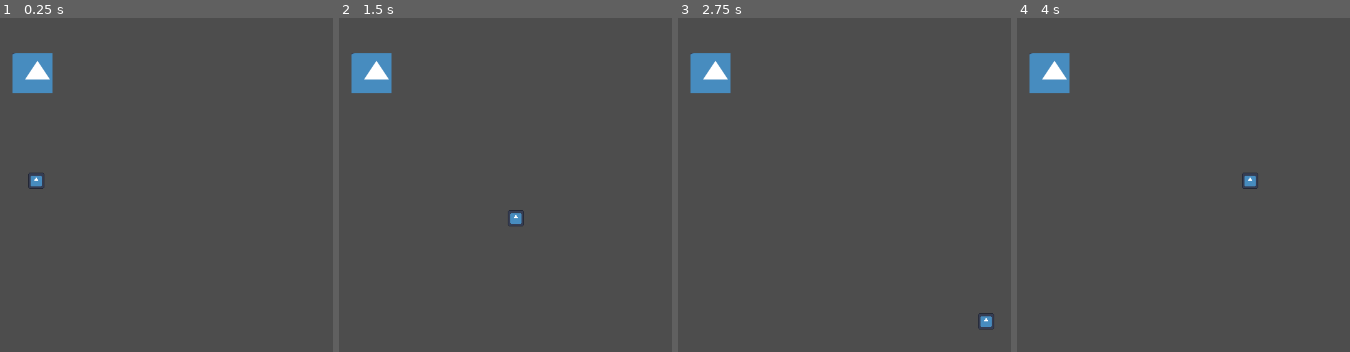
Above: before the commit, frames 1-4 (left to right).
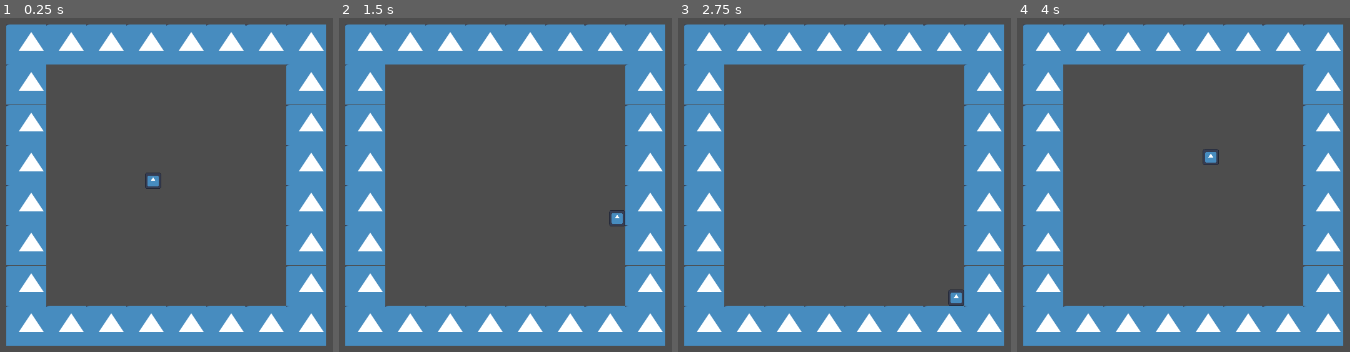
Above: after the commit, the same moments.

Repository: Indivicivet/ludumdare54
Game: Godot game, scene res://ludumdare54.tscn
Same seed, same stepped clock (60 frames per second), same inputs: the game is played once before the commit and once after it. The engine's default icon, where the game draws it, is replaced by a stand-in: a white triangle on a blue panel in a dark square.
Inputs:
- Up to frame 1 (0.25 s): no input
- Up to frame 2 (1.5 s): tap Enter at 0.5 s; hold Right (right) 0.53-1.28 s; hold Down (down) from 1.28 s (still down)
- Up to frame 3 (2.75 s): release Down (down) at 2.03 s; hold Right (right) from 2.03 s (still down)
- Up to frame 4 (4 s): release Right (right) at 2.78 s; hold Up (up) 2.78-3.53 s; hold Left (left) from 3.53 s (still down)

The runs differ from the first frame. In frame 1, 40% of the frame differs, in the area x 1-98%, y 1-99%; in frame 2, 40%; in frame 3, 40%; in frame 4, 40%.

Commit message:
add hacky load of solid blocks

Diff:
--- /dev/null
+++ b/block_solid.tscn
@@ -0,0 +1,17 @@
+[gd_scene load_steps=3 format=3 uid="uid://dmbopa58apven"]
+
+[ext_resource type="Texture2D" uid="uid://dql0beg06i55b" path="res://icon.svg" id="1_xqww1"]
+
+[sub_resource type="RectangleShape2D" id="RectangleShape2D_0201y"]
+size = Vector2(64, 64)
+
+[node name="block_solid" type="StaticBody2D"]
+position = Vector2(0, -1)
+
+[node name="Sprite2D" type="Sprite2D" parent="."]
+texture = ExtResource("1_xqww1")
+region_enabled = true
+region_rect = Rect2(24, 24, 64, 64)
+
+[node name="CollisionShape2D" type="CollisionShape2D" parent="."]
+shape = SubResource("RectangleShape2D_0201y")
--- a/ludumdare54.tscn
+++ b/ludumdare54.tscn
@@ -2,14 +2,105 @@
 
 [ext_resource type="Texture2D" uid="uid://dql0beg06i55b" path="res://icon.svg" id="1_7c11r"]
 [ext_resource type="Script" path="res://player.gd" id="1_40gfe"]
-
-[sub_resource type="RectangleShape2D" id="RectangleShape2D_0201y"]
-size = Vector2(64, 64)
+[ext_resource type="PackedScene" uid="uid://dmbopa58apven" path="res://block_solid.tscn" id="3_d706m"]
 
 [node name="Node2D" type="Node2D"]
 
+[node name="many_blocks" type="Node2D" parent="."]
+position = Vector2(610, 373)
+
+[node name="block_solid" parent="many_blocks" instance=ExtResource("3_d706m")]
+position = Vector2(-224, -225)
+
+[node name="block_solid2" parent="many_blocks" instance=ExtResource("3_d706m")]
+position = Vector2(-160, -225)
+
+[node name="block_solid3" parent="many_blocks" instance=ExtResource("3_d706m")]
+position = Vector2(-96, -225)
+
+[node name="block_solid4" parent="many_blocks" instance=ExtResource("3_d706m")]
+position = Vector2(-32, -225)
+
+[node name="block_solid5" parent="many_blocks" instance=ExtResource("3_d706m")]
+position = Vector2(32, -225)
+
+[node name="block_solid6" parent="many_blocks" instance=ExtResource("3_d706m")]
+position = Vector2(96, -225)
+
+[node name="block_solid7" parent="many_blocks" instance=ExtResource("3_d706m")]
+position = Vector2(158, -225)
+
+[node name="block_solid8" parent="many_blocks" instance=ExtResource("3_d706m")]
+position = Vector2(160, -225)
+
+[node name="block_solid9" parent="many_blocks" instance=ExtResource("3_d706m")]
+position = Vector2(224, -225)
+
+[node name="block_solid10" parent="many_blocks" instance=ExtResource("3_d706m")]
+position = Vector2(-224, -161)
+
+[node name="block_solid18" parent="many_blocks" instance=ExtResource("3_d706m")]
+position = Vector2(224, -161)
+
+[node name="block_solid19" parent="many_blocks" instance=ExtResource("3_d706m")]
+position = Vector2(-224, -96)
+
+[node name="block_solid27" parent="many_blocks" instance=ExtResource("3_d706m")]
+position = Vector2(224, -96)
+
+[node name="block_solid28" parent="many_blocks" instance=ExtResource("3_d706m")]
+position = Vector2(-224, -32)
+
+[node name="block_solid36" parent="many_blocks" instance=ExtResource("3_d706m")]
+position = Vector2(224, -32)
+
+[node name="block_solid37" parent="many_blocks" instance=ExtResource("3_d706m")]
+position = Vector2(-224, 32)
+
+[node name="block_solid45" parent="many_blocks" instance=ExtResource("3_d706m")]
+position = Vector2(224, 32)
+
+[node name="block_solid46" parent="many_blocks" instance=ExtResource("3_d706m")]
+position = Vector2(-224, 96)
+
+[node name="block_solid54" parent="many_blocks" instance=ExtResource("3_d706m")]
+position = Vector2(224, 96)
+
+[node name="block_solid55" parent="many_blocks" instance=ExtResource("3_d706m")]
+position = Vector2(-224, 161)
+
+[node name="block_solid63" parent="many_blocks" instance=ExtResource("3_d706m")]
+position = Vector2(224, 161)
+
+[node name="block_solid64" parent="many_blocks" instance=ExtResource("3_d706m")]
+position = Vector2(-224, 225)
+
+[node name="block_solid65" parent="many_blocks" instance=ExtResource("3_d706m")]
+position = Vector2(-160, 225)
+
+[node name="block_solid66" parent="many_blocks" instance=ExtResource("3_d706m")]
+position = Vector2(-96, 225)
+
+[node name="block_solid67" parent="many_blocks" instance=ExtResource("3_d706m")]
+position = Vector2(-32, 225)
+
+[node name="block_solid68" parent="many_blocks" instance=ExtResource("3_d706m")]
+position = Vector2(32, 225)
+
+[node name="block_solid69" parent="many_blocks" instance=ExtResource("3_d706m")]
+position = Vector2(96, 225)
+
+[node name="block_solid70" parent="many_blocks" instance=ExtResource("3_d706m")]
+position = Vector2(158, 225)
+
+[node name="block_solid71" parent="many_blocks" instance=ExtResource("3_d706m")]
+position = Vector2(160, 225)
+
+[node name="block_solid72" parent="many_blocks" instance=ExtResource("3_d706m")]
+position = Vector2(224, 225)
+
 [node name="CharacterBody2D" type="CharacterBody2D" parent="."]
-position = Vector2(402, 366)
+position = Vector2(589, 366)
 script = ExtResource("1_40gfe")
 
 [node name="Sprite2D" type="Sprite2D" parent="CharacterBody2D"]
@@ -19,14 +110,3 @@
 [node name="CollisionPolygon2D" type="CollisionPolygon2D" parent="CharacterBody2D"]
 scale = Vector2(0.2, 0.2)
 polygon = PackedVector2Array(64, -59.6, 64, 59, 59.6, 64, -59, 64, -64, 59.6, -64, -59.6, -59, -63.9, 59, -64)
-
-[node name="block" type="StaticBody2D" parent="."]
-position = Vector2(396, 194)
-
-[node name="Sprite2D" type="Sprite2D" parent="block"]
-texture = ExtResource("1_7c11r")
-region_enabled = true
-region_rect = Rect2(24, 24, 64, 64)
-
-[node name="CollisionShape2D" type="CollisionShape2D" parent="block"]
-shape = SubResource("RectangleShape2D_0201y")
